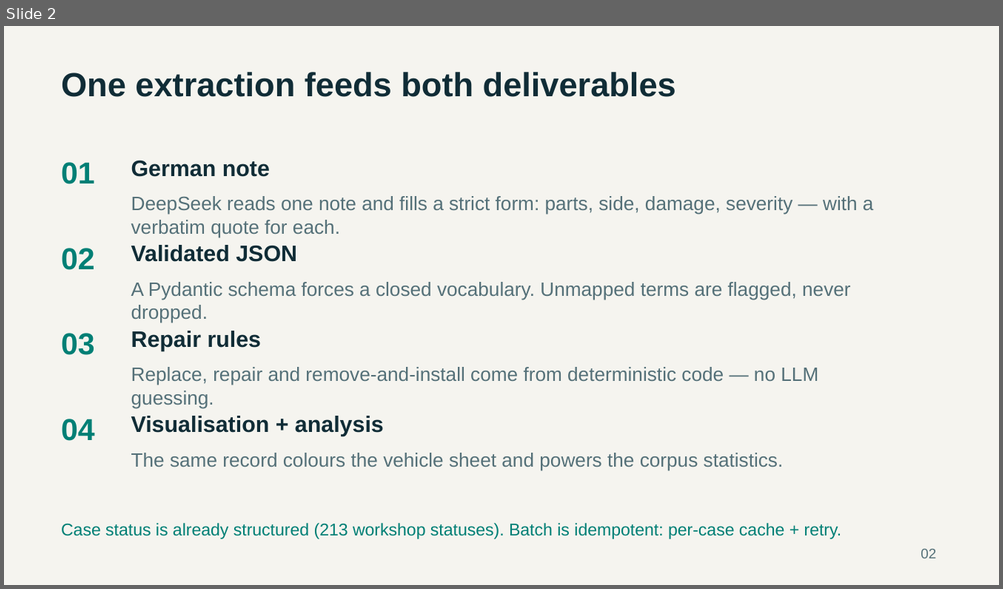
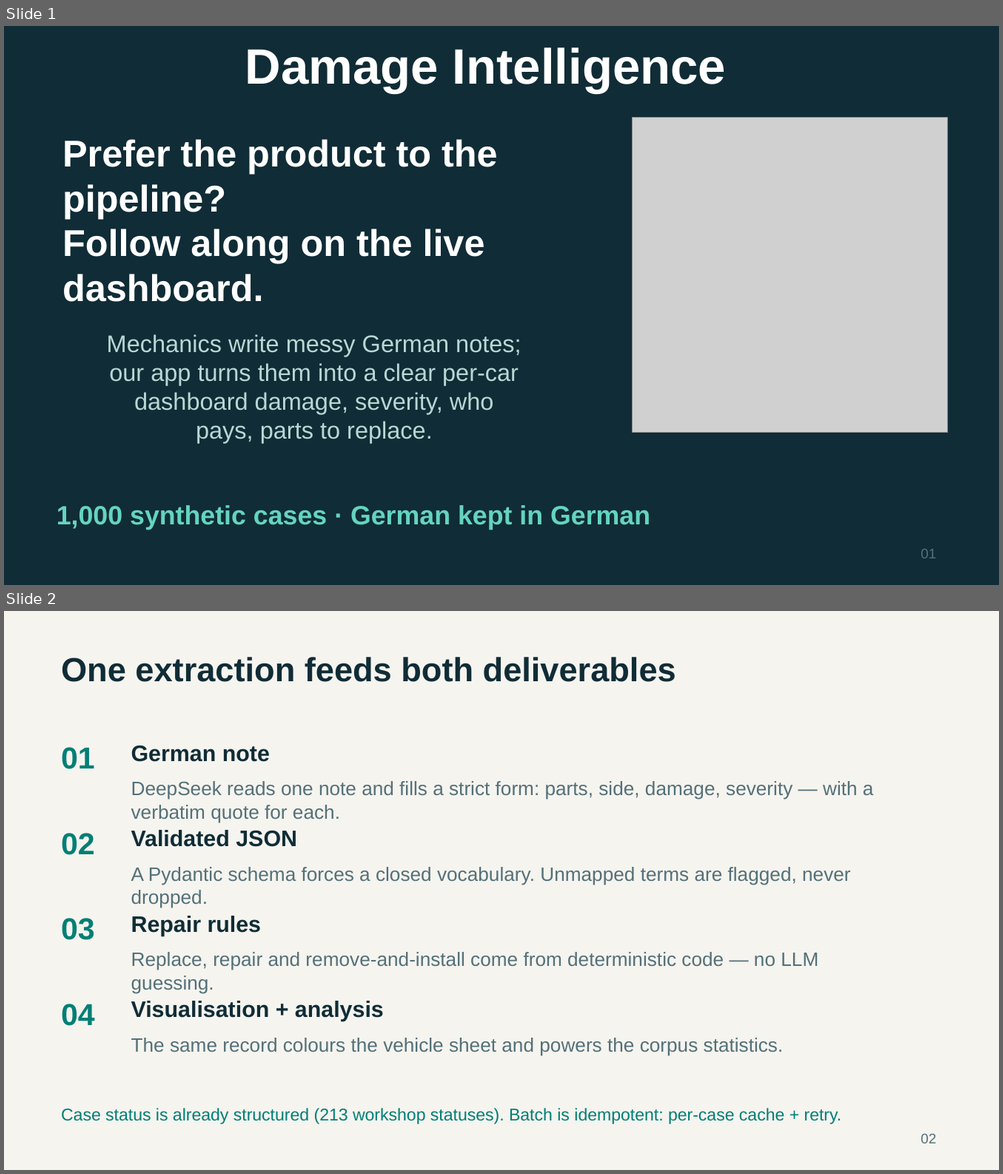
Before and after one commit to fruitsamurai97/wolf-day-damage, a slide deck: Data/Damage_Intelligence_EN_v2.pptx. Shown one above the other, each under a label of ours: slide 2 before the commit, slides 1 and 2 after it. The pictures are 1003x589 and 1003x1174 pixels, drawn with LibreOffice and Linux fonts; fonts in the diff are those of the drawing; grey boxes stand for pictures. Boxes give left, top, right and bottom in pixels: in the first picture for what was removed or moved away, otherwise in the second. Text is boxed around its words. In the diff, an @@ line names an element or a change of style, - is before the commit and + after.

```diff
--- a/Data/Damage_Intelligence_EN_v2.pptx
+++ b/Data/Damage_Intelligence_EN_v2.pptx
@@ slide 1 added at box(4, 26, 999, 585), background #102C36 @@
@@ text added at box(245, 47, 726, 93), 48 pt, text #FFFFFF, bold @@
+Damage Intelligence
@@ picture added at box(632, 118, 947, 432) @@
@@ text added at box(62, 139, 498, 264), 36 pt, text #FFFFFF, bold @@
+Prefer the product to the pipeline?
+Follow along on the live dashboard.
@@ text added at box(107, 335, 521, 443), 23.2 pt, text #B9D7D4 @@
+Mechanics write messy German notes; our app turns them into a clear per-car dashboard damage, severity, who pays, parts to replace.
@@ text added at box(57, 506, 650, 531), 25.5 pt, text #64D4BF, bold @@
+1,000 synthetic cases · German kept in German
@@ text added at box(920, 549, 936, 559), 13.5 pt, text #547078 @@
+01
```
Also in this commit, not shown: 1 slide changed, 1 slide removed, 5 other files.
